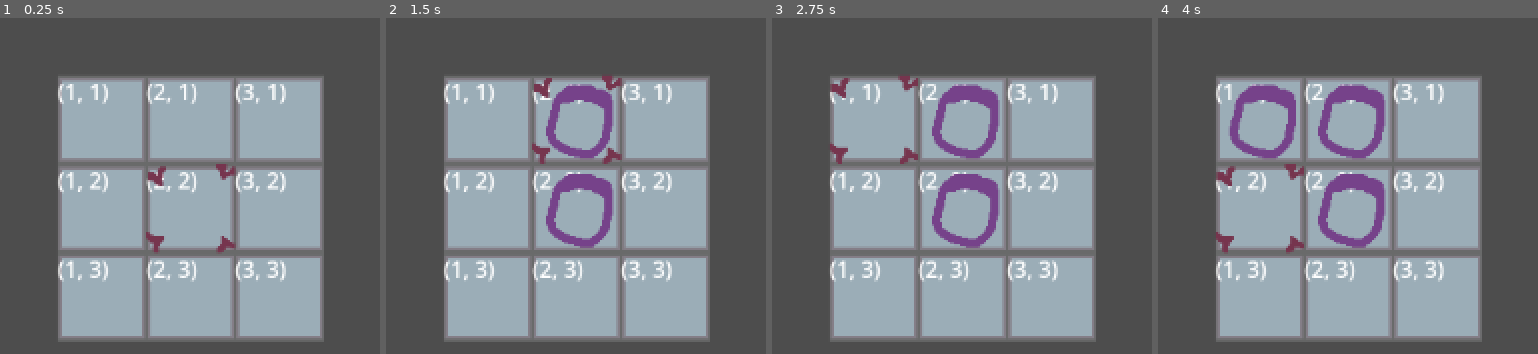
Above: before the commit, frames 1-4 (left to right).
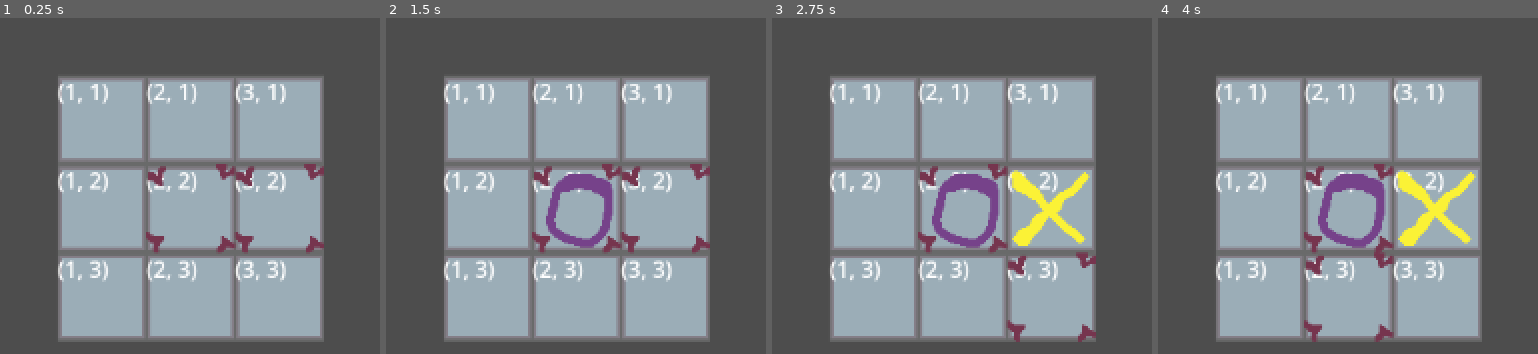
Above: after the commit, the same moments.

Repository: AlexRaeside/SGIEC
Game: Godot game, scene res://scenes/game.tscn
Same seed, same stepped clock (60 frames per second), same inputs: the game is played once before the commit and once after it.
Inputs:
- Up to frame 1 (0.25 s): no input
- Up to frame 2 (1.5 s): tap Enter (player_input_mark, bound only before the commit) at 0.5, 0.6 s; hold Up (player_input_up, bound only before the commit) from 0.53 s (still down); tap R (player_1_action, bound only after the commit) at 0.8, 1.35 s; tap Space at 1.25 s
- Up to frame 3 (2.75 s): tap Keypad 5 (player_2_action, bound only after the commit) at 1.55, 2.1 s; tap Enter (player_input_mark, bound only before the commit) at 2 s; release Up (player_input_up, bound only before the commit) at 2.03 s; hold Left (player_input_left, bound only before the commit) from 2.03 s (still down); tap Keypad 2 (player_2_down, bound only after the commit) at 2.3 s
- Up to frame 4 (4 s): tap Space at 2.75 s; tap Keypad 2 (player_2_down, bound only after the commit) at 2.85 s; tap Keypad 4 (player_2_left, bound only after the commit) at 3.05, 3.6 s; tap Enter (player_input_mark, bound only before the commit) at 3.5 s; release Left (player_input_left, bound only before the commit) at 3.53 s; hold Down (player_input_down, bound only before the commit) from 3.53 s (still down); tap Keypad 6 (player_2_right, bound only after the commit) at 3.8 s

The runs differ from the first frame. In frame 1, 0.6% of the frame differs, in the area x 62-86%, y 43-70%; in frame 2, 3.5%; in frame 3, 5.3%; in frame 4, 7.0%, in the area x 15-84%, y 19-97%.

Commit message:
need to export sprites correctly

Diff:
--- a/project.godot
+++ b/project.godot
@@ -17,32 +17,53 @@
 
 [input]
 
-player_input_down={
+player_2_up={
 "deadzone": 0.5,
-"events": [Object(InputEventKey,"resource_local_to_scene":false,"resource_name":"","device":0,"window_id":0,"alt_pressed":false,"shift_pressed":false,"ctrl_pressed":false,"meta_pressed":false,"pressed":false,"keycode":0,"physical_keycode":4194322,"key_label":0,"unicode":0,"echo":false,"script":null)
+"events": [Object(InputEventKey,"resource_local_to_scene":false,"resource_name":"","device":0,"window_id":0,"alt_pressed":false,"shift_pressed":false,"ctrl_pressed":false,"meta_pressed":false,"pressed":false,"keycode":0,"physical_keycode":4194446,"key_label":0,"unicode":0,"echo":false,"script":null)
 ]
 }
-player_input_up={
+player_2_down={
 "deadzone": 0.5,
-"events": [Object(InputEventKey,"resource_local_to_scene":false,"resource_name":"","device":0,"window_id":0,"alt_pressed":false,"shift_pressed":false,"ctrl_pressed":false,"meta_pressed":false,"pressed":false,"keycode":0,"physical_keycode":4194320,"key_label":0,"unicode":0,"echo":false,"script":null)
+"events": [Object(InputEventKey,"resource_local_to_scene":false,"resource_name":"","device":0,"window_id":0,"alt_pressed":false,"shift_pressed":false,"ctrl_pressed":false,"meta_pressed":false,"pressed":false,"keycode":0,"physical_keycode":4194440,"key_label":0,"unicode":0,"echo":false,"script":null)
 ]
 }
-player_input_left={
+player_2_left={
 "deadzone": 0.5,
-"events": [Object(InputEventKey,"resource_local_to_scene":false,"resource_name":"","device":0,"window_id":0,"alt_pressed":false,"shift_pressed":false,"ctrl_pressed":false,"meta_pressed":false,"pressed":false,"keycode":0,"physical_keycode":4194319,"key_label":0,"unicode":0,"echo":false,"script":null)
+"events": [Object(InputEventKey,"resource_local_to_scene":false,"resource_name":"","device":0,"window_id":0,"alt_pressed":false,"shift_pressed":false,"ctrl_pressed":false,"meta_pressed":false,"pressed":false,"keycode":0,"physical_keycode":4194442,"key_label":0,"unicode":0,"echo":false,"script":null)
 ]
 }
-player_input_right={
+player_2_right={
 "deadzone": 0.5,
-"events": [Object(InputEventKey,"resource_local_to_scene":false,"resource_name":"","device":0,"window_id":0,"alt_pressed":false,"shift_pressed":false,"ctrl_pressed":false,"meta_pressed":false,"pressed":false,"keycode":0,"physical_keycode":4194321,"key_label":0,"unicode":0,"echo":false,"script":null)
+"events": [Object(InputEventKey,"resource_local_to_scene":false,"resource_name":"","device":0,"window_id":0,"alt_pressed":false,"shift_pressed":false,"ctrl_pressed":false,"meta_pressed":false,"pressed":false,"keycode":0,"physical_keycode":4194444,"key_label":0,"unicode":0,"echo":false,"script":null)
 ]
 }
-player_input_mark={
+player_2_action={
 "deadzone": 0.5,
-"events": [Object(InputEventKey,"resource_local_to_scene":false,"resource_name":"","device":0,"window_id":0,"alt_pressed":false,"shift_pressed":false,"ctrl_pressed":false,"meta_pressed":false,"pressed":false,"keycode":0,"physical_keycode":4194309,"key_label":0,"unicode":0,"echo":false,"script":null)
+"events": [Object(InputEventKey,"resource_local_to_scene":false,"resource_name":"","device":0,"window_id":0,"alt_pressed":false,"shift_pressed":false,"ctrl_pressed":false,"meta_pressed":false,"pressed":false,"keycode":0,"physical_keycode":4194443,"key_label":0,"unicode":0,"echo":false,"script":null)
 ]
 }
-player_input_check={
+player_1_up={
 "deadzone": 0.5,
-"events": []
+"events": [Object(InputEventKey,"resource_local_to_scene":false,"resource_name":"","device":0,"window_id":0,"alt_pressed":false,"shift_pressed":false,"ctrl_pressed":false,"meta_pressed":false,"pressed":false,"keycode":0,"physical_keycode":87,"key_label":0,"unicode":0,"echo":false,"script":null)
+]
 }
+player_1_down={
+"deadzone": 0.5,
+"events": [Object(InputEventKey,"resource_local_to_scene":false,"resource_name":"","device":0,"window_id":0,"alt_pressed":false,"shift_pressed":false,"ctrl_pressed":false,"meta_pressed":false,"pressed":false,"keycode":0,"physical_keycode":83,"key_label":0,"unicode":0,"echo":false,"script":null)
+]
+}
+player_1_left={
+"deadzone": 0.5,
+"events": [Object(InputEventKey,"resource_local_to_scene":false,"resource_name":"","device":0,"window_id":0,"alt_pressed":false,"shift_pressed":false,"ctrl_pressed":false,"meta_pressed":false,"pressed":false,"keycode":0,"physical_keycode":65,"key_label":0,"unicode":0,"echo":false,"script":null)
+]
+}
+player_1_right={
+"deadzone": 0.5,
+"events": [Object(InputEventKey,"resource_local_to_scene":false,"resource_name":"","device":0,"window_id":0,"alt_pressed":false,"shift_pressed":false,"ctrl_pressed":false,"meta_pressed":false,"pressed":false,"keycode":0,"physical_keycode":68,"key_label":0,"unicode":0,"echo":false,"script":null)
+]
+}
+player_1_action={
+"deadzone": 0.5,
+"events": [Object(InputEventKey,"resource_local_to_scene":false,"resource_name":"","device":0,"window_id":0,"alt_pressed":false,"shift_pressed":false,"ctrl_pressed":false,"meta_pressed":false,"pressed":false,"keycode":0,"physical_keycode":82,"key_label":0,"unicode":0,"echo":false,"script":null)
+]
+}
--- /dev/null
+++ b/scenes/cross_man.tscn
@@ -0,0 +1,6 @@
+[gd_scene load_steps=2 format=3 uid="uid://gdrba6nl66of"]
+
+[ext_resource type="Texture2D" uid="uid://b51lf168p80pi" path="res://aseprite/yellow_pointer.png" id="1_0vg8l"]
+
+[node name="cross_man" type="Sprite2D"]
+texture = ExtResource("1_0vg8l")
--- a/scenes/game.tscn
+++ b/scenes/game.tscn
@@ -25,9 +25,13 @@
 position = Vector2(64, 64)
 
 [node name="actor" parent="tileGrid/tile5" instance=ExtResource("3_05ohv")]
+player = "one"
 
 [node name="tile6" parent="tileGrid" instance=ExtResource("2_uecfk")]
 position = Vector2(128, 64)
+
+[node name="actor" parent="tileGrid/tile6" instance=ExtResource("3_05ohv")]
+player = "two"
 
 [node name="tile7" parent="tileGrid" instance=ExtResource("2_uecfk")]
 position = Vector2(0, 128)
--- /dev/null
+++ b/scenes/menu.tscn
@@ -0,0 +1,11 @@
+[gd_scene format=3 uid="uid://dk66cdn23d3d5"]
+
+[node name="Menu" type="Control"]
+layout_mode = 3
+anchors_preset = 15
+anchor_right = 1.0
+anchor_bottom = 1.0
+offset_right = -704.0
+offset_bottom = -296.0
+grow_horizontal = 2
+grow_vertical = 2
--- /dev/null
+++ b/scenes/player_one.tscn
@@ -0,0 +1,12 @@
+[gd_scene load_steps=3 format=3 uid="uid://b1ypi0ilpfjse"]
+
+[ext_resource type="Script" path="res://scripts/actor.gd" id="1_q2jxw"]
+[ext_resource type="Texture2D" uid="uid://dtxmrqwpbjo3h" path="res://aseprite/purple_pointer.png" id="2_l3vem"]
+
+[node name="player_one" type="Node2D"]
+script = ExtResource("1_q2jxw")
+
+[node name="actorSprite" type="Sprite2D" parent="."]
+modulate = Color(1, 0.8, 0.564706, 1)
+position = Vector2(32, 32)
+texture = ExtResource("2_l3vem")
--- a/scripts/actor.gd
+++ b/scripts/actor.gd
@@ -1,7 +1,11 @@
 extends Node2D
 
 
-var player = 1
+
+@export_enum("one", "two") var player: String
+
+@export_node_path("Sprite2D") var sprite
+
 
 var knot_mark = preload("res://scenes/knot.tscn")
 var cross_mark = preload("res://scenes/cross.tscn")
@@ -15,14 +19,26 @@
 	var tile_node = self.get_parent()
 	var target_vector = Vector2(0,0)
 
-	if Input.is_action_just_pressed("player_input_up"): # UP
-		target_vector = tile_node.grid_cord + Vector2(0, -1)
-	if Input.is_action_just_pressed("player_input_down"):
-		target_vector = tile_node.grid_cord + Vector2(0, 1)
-	if Input.is_action_just_pressed("player_input_left"):
-		target_vector = tile_node.grid_cord + Vector2(-1, 0)
-	if Input.is_action_just_pressed("player_input_right"):
-		target_vector = tile_node.grid_cord + Vector2(1, 0)
+	if player == "one":
+		if Input.is_action_just_pressed("player_1_up"): # UP
+			target_vector = tile_node.grid_cord + Vector2(0, -1)
+		if Input.is_action_just_pressed("player_1_down"):
+			target_vector = tile_node.grid_cord + Vector2(0, 1)
+		if Input.is_action_just_pressed("player_1_left"):
+			target_vector = tile_node.grid_cord + Vector2(-1, 0)
+		if Input.is_action_just_pressed("player_1_right"):
+			target_vector = tile_node.grid_cord + Vector2(1, 0)
+
+	if player == "two":
+		if Input.is_action_just_pressed("player_2_up"): # UP
+			target_vector = tile_node.grid_cord + Vector2(0, -1)
+		if Input.is_action_just_pressed("player_2_down"):
+			target_vector = tile_node.grid_cord + Vector2(0, 1)
+		if Input.is_action_just_pressed("player_2_left"):
+			target_vector = tile_node.grid_cord + Vector2(-1, 0)
+		if Input.is_action_just_pressed("player_2_right"):
+			target_vector = tile_node.grid_cord + Vector2(1, 0)
+
 
 	return(target_vector)
 
@@ -37,11 +53,11 @@
 	if tile_node.lock == true:
 		return(null)
 
-	if player == 1:
+	if player == "one":
 		var knot_instance = knot_mark.instantiate()
 		tile_node.add_child(knot_instance)
 
-	if player == 2:
+	if player == "two":
 		var cross_instance = cross_mark.instantiate()
 		tile_node.add_child(cross_instance)
 
@@ -81,5 +97,8 @@
 
 	# check for mark input
 
-	if Input.is_action_just_pressed("player_input_mark"):
+	if player == "one" and Input.is_action_just_pressed("player_1_action"):
 		mark_tile()
+
+	if player == "two" and Input.is_action_just_pressed("player_2_action"):
+		mark_tile()
--- a/scripts/tileGrid.gd
+++ b/scripts/tileGrid.gd
@@ -39,6 +39,11 @@
 		if win_loop(i, "knot") == true:
 			print("Game won")
 			game_won(i, player)
+	for i in check_array:
+		if win_loop(i, "cross") == true:
+			print("Game won")
+			game_won(i, player)
+
 
 # loop for nodes and if all have the mark return True
 func win_loop(node_array, mark_type):
@@ -66,7 +71,6 @@
 	for i in win_nodes:
 		i.play_win_animation()
 
-	# animate the wining nodes
 
 	# show the win screen that lets q for quit and r for replay
 
